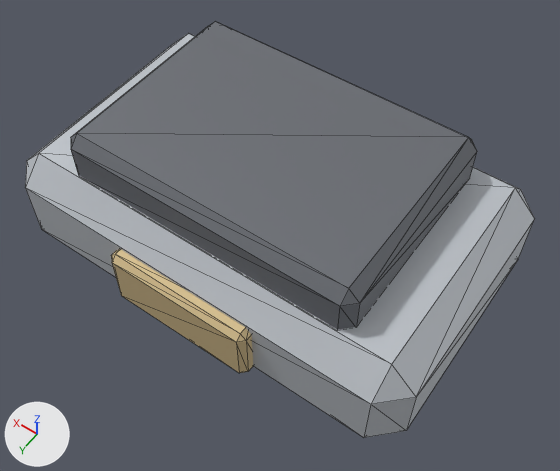
One commit to the glTF model assets/export/models/frame.waist.glb: the scene before it, then after it.
Rendered twice from a camera (50 mm lens) standing at (-2.67, 3.63, 5.16) and looking at (-0.19, 0.16, -0.29). Lighting does not change. The marker at lower left points along +X, +Y and +Z. The picture after the commit comes second. Mesh edges are drawn as thin lines. Vertices at exactly the same position are counted once.
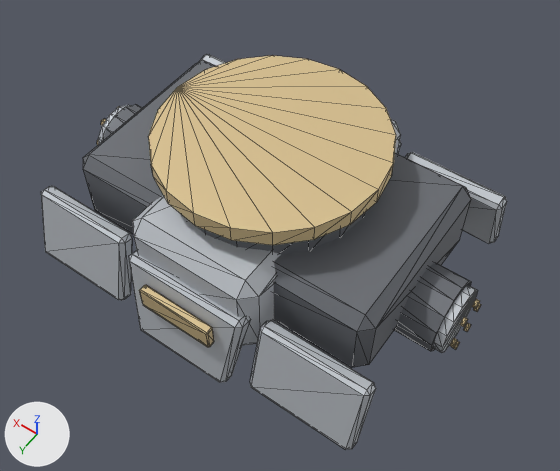
Boxes (x1, y1, x2, y2) around the edits, measured in the pictures (560 x 471 px):
'Mesh_0', reshaped (8% narrower)
    before: (25, 21, 534, 438)
    after: (41, 54, 507, 450)
part 1 of me_mesh_0, added
    after: (433, 285, 478, 352)
part 2 of me_mesh_0, added (mostly hidden)
    after: (98, 105, 131, 145)
part 3 of me_mesh_0, added
    after: (192, 211, 367, 254)
part 4 of me_mesh_0, added
    after: (394, 263, 471, 351)
part 5 of me_mesh_0, added
    after: (102, 104, 143, 141)
part 6 of me_mesh_0, added (beige)
    after: (148, 56, 396, 245)
part 7 of me_mesh_0, added
    after: (450, 338, 458, 348)
part 8 of me_mesh_0, added
    after: (460, 317, 468, 327)
part 9 of me_mesh_0, added
    after: (472, 299, 480, 309)
part 10 of me_mesh_0, rebuilt (24% narrower, 24% shorter)
    before: (25, 34, 534, 438)
    after: (83, 60, 471, 367)
part 11 of me_mesh_0, rebuilt (14% narrower, 6% taller)
    before: (111, 249, 253, 373)
    after: (129, 250, 251, 382)
part 12 of me_mesh_0, added
    after: (133, 120, 400, 346)
part 13 of me_mesh_0, added
    after: (250, 320, 376, 450)
part 14 of me_mesh_0, added
    after: (405, 152, 507, 243)
part 15 of me_mesh_0, added
    after: (41, 186, 132, 300)
part 16 of me_mesh_0, added (mostly hidden)
    after: (200, 54, 226, 66)
part 17 of me_mesh_0, added (beige)
    after: (139, 285, 214, 347)
part 18 of me_mesh_0, deleted
    before: (71, 21, 477, 330)

The change, as a list of edits to the scene's bpy script:
```text
Change me_mesh_0:
    used by ob_mesh_0; location = (0.0, 0.0, 0.0)
    remove me_mesh_0.from_pydata(...)  # 72 vertices, 132 faces; spans x -2.0..2.0, y -1.25..1.37, z -0.75..0.71
    add me_mesh_0.from_pydata(...)  # 552 vertices, 996 faces; spans x -1.97..1.97, y -1.41..1.41, z -0.9..0.71
    me_mesh_0 part 1: a new loose piece, a 14-sided cylinder along x spanning x -1.9..-1.82, y -0.3..0.3, z -0.63..-0.045, in mat_armor (light grey #c4c8ce)
    me_mesh_0 part 2: a new loose piece, a 14-sided cylinder along x spanning x 1.82..1.9, y -0.3..0.3, z -0.63..-0.045, in mat_armor (light grey #c4c8ce)
    me_mesh_0 part 3: a new loose piece, a 20-sided cylinder along z spanning x -0.9..0.9, y -0.9..0.9, z 0.26..0.56, in mat_dark (grey #6f7379)
    me_mesh_0 part 4: a new loose piece, a 14-sided cylinder along x spanning x -1.82..-0.86, y -0.34..0.34, z -0.67..-0.01, in mat_dark (grey #6f7379)
    me_mesh_0 part 5: a new loose piece, a 14-sided cylinder along x spanning x 0.86..1.82, y -0.34..0.34, z -0.67..-0.01, in mat_dark (grey #6f7379)
    me_mesh_0 part 6: a new loose piece, a 20-sided cylinder along z spanning x -1.0..1.0, y -1.0..1.0, z 0.56..0.71, in mat_trim (beige #ddc595)
    me_mesh_0 part 7: a new loose piece, a 6-sided cylinder along x spanning x -1.972..-1.94, y 0.17..0.25, z -0.372..-0.303, in mat_trim (beige #ddc595)
    me_mesh_0 part 8: a new loose piece, a 6-sided cylinder along x spanning x -1.972..-1.94, y 0.065..0.145, z -0.19..-0.121, in mat_trim (beige #ddc595)
    me_mesh_0 part 9: a new loose piece, a 6-sided cylinder along x spanning x -1.972..-1.94, y -0.145..-0.065, z -0.19..-0.121, in mat_trim (beige #ddc595)
    me_mesh_0 part 10: the loose piece of 24 vertices spanning x -2.0..2.0, y -1.25..1.25, z -0.75..0.3 is rebuilt with 24 vertices and now spans x -1.5..1.5, y -0.88..0.88, z -0.45..0.3, in mat_dark (grey #6f7379)
    me_mesh_0 part 11: the loose piece of 24 vertices spanning x -0.7..0.7, y 1.13..1.37, z -0.56..0.04 is rebuilt with 24 vertices and now spans x -0.59..0.59, y 1.07..1.41, z -0.9..0.0, in mat_armor (light grey #c4c8ce)
    me_mesh_0 part 12: a new loose piece of 24 vertices spanning x -0.64..0.64, y -1.19..1.19, z -0.58..0.35, in mat_armor (light grey #c4c8ce)
    me_mesh_0 part 13: a new loose piece of 24 vertices spanning x -1.71..-0.71, y 1.03..1.35, z -0.75..0.0, in mat_armor (light grey #c4c8ce)
    me_mesh_0 part 14: a new loose piece of 24 vertices spanning x -1.71..-0.71, y -1.35..-1.03, z -0.75..0.0, in mat_armor (light grey #c4c8ce)
    me_mesh_0 part 15: a new loose piece of 24 vertices spanning x 0.71..1.71, y 1.03..1.35, z -0.75..0.0, in mat_armor (light grey #c4c8ce)
    me_mesh_0 part 16: a new loose piece of 24 vertices spanning x 0.71..1.71, y -1.35..-1.03, z -0.75..0.0, in mat_armor (light grey #c4c8ce)
    me_mesh_0 part 17: a new loose piece of 24 vertices spanning x -0.36..0.36, y 1.31..1.39, z -0.38..-0.15, in mat_trim (beige #ddc595)
    me_mesh_0 part 18: 24 vertices removed from x -1.4..1.4, y -1.0..1.0, z 0.19..0.71
    other edits to the shape of me_mesh_0 do not show in these pictures
```
